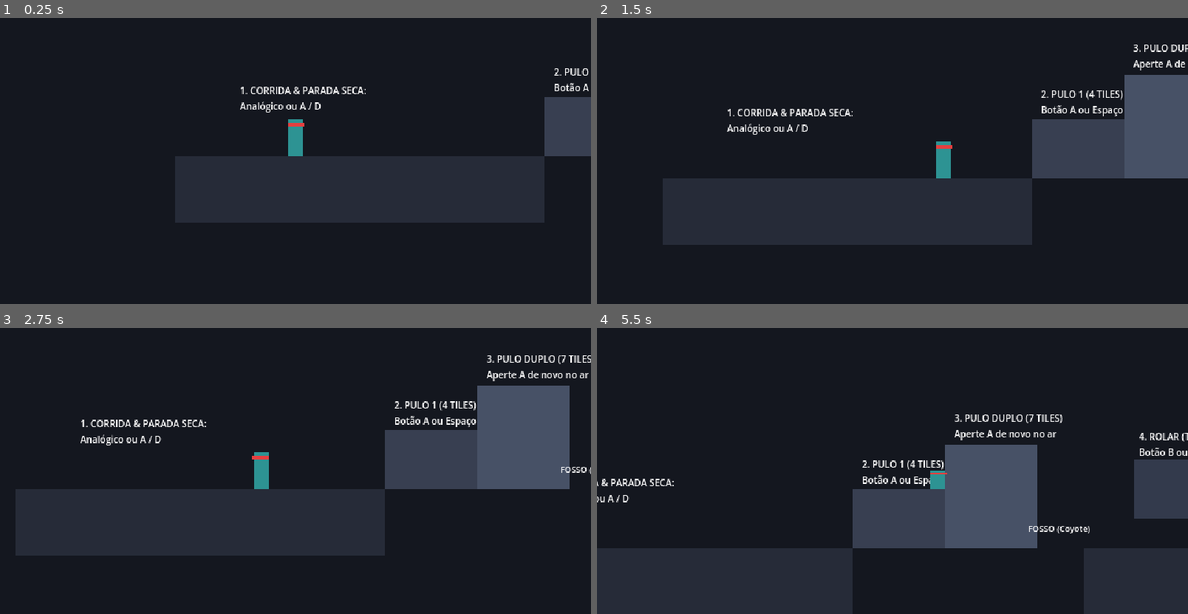
Above: before the commit, frames 1-4 (two rows, left to right).
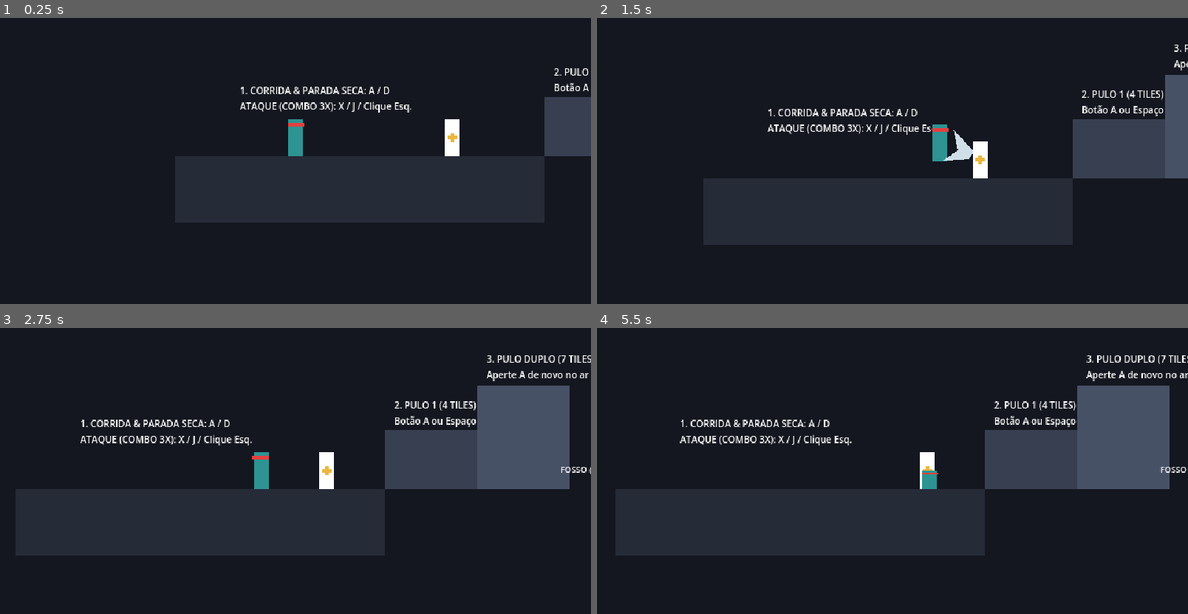
Above: after the commit, the same moments.

Repository: Theadrill/Godot-Roguelike-Prototype
Game: Godot game, scene res://src/world/movement_gym.tscn
Two runs of this game, one before a commit and one after it. Both use one fixed random seed, a clock stepped at 60 frames per second and the inputs below.
Inputs (mouse positions are in pixels of both pictures, inside the frame that each line leads up to):
- Up to frame 1 (0.25 s): no input
- Up to frame 2 (1.5 s): tap A (move_left) at 0.5, 1.25 s; move the mouse to (1022, 120) at 0.52 s; hold D (move_right) from 0.53 s (still down); click (1022, 120) at 0.6 s; tap Space (jump) at 0.77 s; right-click (1022, 120) at 0.8 s; move the mouse to (774, 155) at 1.27 s; right-click (774, 155) at 1.35 s; click (774, 155) at 1.42 s
- Up to frame 3 (2.75 s): tap Space (jump) at 1.52 s; tap Shift (roll) at 1.55, 2.1 s; tap A (move_left) at 2 s; move the mouse to (354, 373) at 2.02 s; release D (move_right) at 2.03 s; hold A (move_left) from 2.03 s (still down); click (354, 373) at 2.17 s; tap J at 2.3 s
- Up to frame 4 (5.5 s): move the mouse to (862, 513) at 2.77 s; release A (move_left) at 2.78 s; hold D (move_right) 2.78-4.28 s; tap J at 2.85 s; click (862, 513) at 2.92 s; tap Space (jump) at 3.02, 3.77, 4.52 s; tap K at 3.05, 3.6 s; tap A (move_left) at 3.5, 4.25 s; move the mouse to (1069, 496) at 3.52 s; click (1069, 496) at 3.8 s; move the mouse to (715, 396) at 4.27 s; hold A (move_left) 4.28-5.03 s; click (715, 396) at 4.35 s; right-click (715, 396) at 4.55 s; move the mouse to (922, 448) at 5.02 s; hold D (move_right) from 5.03 s (still down); right-click (922, 448) at 5.1 s; click (922, 448) at 5.17 s; tap Shift (roll) at 5.3 s

The runs differ from the first frame. In frame 1, 0.8% of the frame differs, in the area x 41-78%, y 24-49%; in frame 2, 8.3%; in frame 3, 0.8%; in frame 4, 41%, in the area x 0-100%, y 9-100%.

Commit message:
feat(phase-2): implement attack state combo, hitstop, gamepad vibration, and responsive combat dummy

Diff:
--- a/project.godot
+++ b/project.godot
@@ -19,6 +19,7 @@
 [autoload]
 
 InputSetup="*res://src/core/input_setup.gd"
+CombatFeedback="*res://src/combat/combat_feedback.gd"
 
 [display]
 
@@ -29,6 +30,16 @@
 window/stretch/mode="viewport"
 window/stretch/aspect="keep"
 
+[layer_names]
+
+2d_physics/layer_1="Environment"
+2d_physics/layer_2="Player"
+2d_physics/layer_3="Enemies"
+2d_physics/layer_4="PlayerHitbox"
+2d_physics/layer_5="EnemyHitbox"
+2d_physics/layer_6="PlayerHurtbox"
+2d_physics/layer_7="EnemyHurtbox"
+
 [rendering]
 
 textures/canvas_textures/default_texture_filter=0
--- /dev/null
+++ b/src/combat/combat_feedback.gd
@@ -0,0 +1,26 @@
+extends Node
+
+## Global Game Feel Juice: Hitstop & Gamepad Haptics
+
+var _is_frozen: bool = false
+
+func trigger_hitstop(duration: float = 0.05) -> void:
+	if _is_frozen:
+		return
+	_is_frozen = true
+	var prev_scale: float = Engine.time_scale
+	Engine.time_scale = 0.0
+
+	# Timer that ignores Engine.time_scale (process_always = true)
+	await get_tree().create_timer(duration, true, false, true).timeout
+
+	Engine.time_scale = prev_scale
+	_is_frozen = false
+
+func trigger_rumble(weak: float = 0.4, strong: float = 0.7, duration: float = 0.08) -> void:
+	# Device 0 is the primary connected gamepad
+	Input.start_joy_vibration(0, weak, strong, duration)
+
+func apply_hit_feedback(hitstop: float = 0.05, weak_rumble: float = 0.4, strong_rumble: float = 0.7, rumble_dur: float = 0.08) -> void:
+	trigger_rumble(weak_rumble, strong_rumble, rumble_dur)
+	trigger_hitstop(hitstop)
--- /dev/null
+++ b/src/combat/hitbox.gd
@@ -0,0 +1,29 @@
+class_name Hitbox
+extends Area2D
+
+## Active attack area delivering damage, knockback, and juice to Hurtboxes.
+
+@export var damage: float = 20.0
+@export var knockback_force: float = 160.0
+@export var hitstop_duration: float = 0.05
+@export var rumble_weak: float = 0.4
+@export var rumble_strong: float = 0.7
+@export var rumble_duration: float = 0.08
+
+var attacker: Node2D
+var knockback_direction: Vector2 = Vector2.RIGHT
+
+func _ready() -> void:
+	area_entered.connect(_on_area_entered)
+
+func set_active(active: bool) -> void:
+	monitoring = active
+	for child in get_children():
+		if child is CollisionShape2D:
+			child.disabled = not active
+
+func _on_area_entered(area: Area2D) -> void:
+	if area is Hurtbox:
+		var hurtbox: Hurtbox = area as Hurtbox
+		hurtbox.take_hit(damage, knockback_direction * knockback_force, hitstop_duration)
+		CombatFeedback.apply_hit_feedback(hitstop_duration, rumble_weak, rumble_strong, rumble_duration)
--- /dev/null
+++ b/src/combat/hurtbox.gd
@@ -0,0 +1,13 @@
+class_name Hurtbox
+extends Area2D
+
+## Defensive receiver area on characters/targets that receives hits.
+
+signal hit_received(damage: float, knockback: Vector2, hitstop: float)
+
+@export var is_invulnerable: bool = false
+
+func take_hit(amount: float, knockback: Vector2, hitstop: float) -> void:
+	if is_invulnerable:
+		return
+	hit_received.emit(amount, knockback, hitstop)
--- /dev/null
+++ b/src/combat/weapon_data.gd
@@ -0,0 +1,17 @@
+class_name WeaponData
+extends Resource
+
+## Data container for weapon combat metrics and cadence.
+
+@export var weapon_name: String = "Broadsword"
+@export var base_damage: float = 25.0
+@export var knockback_force: float = 160.0
+@export var hitstop_duration: float = 0.05
+@export var rumble_weak: float = 0.4
+@export var rumble_strong: float = 0.7
+@export var rumble_duration: float = 0.08
+
+# Combo cadences (seconds per step)
+@export var combo_durations: Array[float] = [0.18, 0.18, 0.28]
+# Forward step impulse on each swing (px/s)
+@export var forward_impulses: Array[float] = [80.0, 100.0, 140.0]
--- a/src/core/input_setup.gd
+++ b/src/core/input_setup.gd
@@ -34,14 +34,16 @@
 		_create_key_event(KEY_SHIFT),
 		_create_joy_button_event(JOY_BUTTON_B)
 	])
-	# Botão X (Xbox) / Quadrado (PlayStation) / Botão Esquerdo Mouse: ARMA PRIMÁRIA
+	# Botão X (Xbox) / Quadrado (PlayStation) / Botão Esquerdo Mouse / Tecla J: ARMA PRIMÁRIA
 	_register_action("attack_primary", [
 		_create_mouse_button_event(MOUSE_BUTTON_LEFT),
+		_create_key_event(KEY_J),
 		_create_joy_button_event(JOY_BUTTON_X)
 	])
-	# Botão Y (Xbox) / Triângulo (PlayStation) / Botão Direito Mouse: ARMA SECUNDÁRIA / ESCUDO
+	# Botão Y (Xbox) / Triângulo (PlayStation) / Botão Direito Mouse / Tecla K: ARMA SECUNDÁRIA / ESCUDO
 	_register_action("attack_secondary", [
 		_create_mouse_button_event(MOUSE_BUTTON_RIGHT),
+		_create_key_event(KEY_K),
 		_create_joy_button_event(JOY_BUTTON_Y)
 	])
 
--- /dev/null
+++ b/src/entities/dummy/combat_dummy.gd
@@ -0,0 +1,67 @@
+class_name CombatDummy
+extends CharacterBody2D
+
+## Responsive training target to calibrate combat feedback, hitstop, and knockback.
+
+@export var max_health: float = 1000.0
+@export var friction: float = 800.0
+
+var current_health: float = 1000.0
+var gravity: float = ProjectSettings.get_setting("physics/2d/default_gravity", 980.0)
+var flash_timer: float = 0.0
+
+@onready var hurtbox: Hurtbox = $Hurtbox
+@onready var visual: Node2D = $Visual
+@onready var body_polygon: Polygon2D = $Visual/Body
+@onready var hit_label: Label = $HitLabel
+
+var flash_material: ShaderMaterial
+
+func _ready() -> void:
+	current_health = max_health
+	hurtbox.hit_received.connect(_on_hit_received)
+
+	# Instantiate unique shader material for hit flash
+	var shader := load("res://src/shaders/hit_flash.gdshader") as Shader
+	flash_material = ShaderMaterial.new()
+	flash_material.shader = shader
+	body_polygon.material = flash_material
+
+func _physics_process(delta: float) -> void:
+	# Gravity & friction
+	if not is_on_floor():
+		velocity.y += gravity * delta
+	else:
+		velocity.x = move_toward(velocity.x, 0.0, friction * delta)
+
+	move_and_slide()
+
+	# Handle hit flash timer
+	if flash_timer > 0.0:
+		flash_timer -= delta
+		if flash_timer <= 0.0:
+			flash_material.set_shader_parameter("flash_active", false)
+
+	# Smooth squash & stretch recovery
+	visual.scale = visual.scale.move_toward(Vector2.ONE, 6.0 * delta)
+
+func _on_hit_received(damage: float, knockback: Vector2, hitstop: float) -> void:
+	current_health -= damage
+	velocity = knockback
+
+	# Visual juice: Hit flash pure white
+	flash_timer = hitstop + 0.05
+	flash_material.set_shader_parameter("flash_active", true)
+
+	# Visual juice: Squash & Stretch
+	visual.scale = Vector2(1.3, 0.75)
+
+	# Update hit damage feedback
+	hit_label.text = "-%d" % int(damage)
+	hit_label.modulate = Color(1.0, 0.2, 0.2, 1.0)
+
+	# Floating damage number fade animation
+	var tween := create_tween()
+	hit_label.position.y = -55.0
+	tween.tween_property(hit_label, "position:y", -75.0, 0.35)
+	tween.parallel().tween_property(hit_label, "modulate:a", 0.0, 0.35)
--- /dev/null
+++ b/src/entities/dummy/combat_dummy.tscn
@@ -0,0 +1,51 @@
+[gd_scene format=3 uid="uid://c7kd6yq7h3dum"]
+
+[ext_resource type="Script" path="res://src/entities/dummy/combat_dummy.gd" id="1_dummy"]
+[ext_resource type="Script" path="res://src/combat/hurtbox.gd" id="2_hurtbox"]
+
+[sub_resource type="RectangleShape2D" id="RectangleShape2D_dummy_body"]
+size = Vector2(16, 40)
+
+[sub_resource type="RectangleShape2D" id="RectangleShape2D_dummy_hurtbox"]
+size = Vector2(18, 42)
+
+[node name="CombatDummy" type="CharacterBody2D"]
+collision_layer = 4
+collision_mask = 1
+script = ExtResource("1_dummy")
+
+[node name="CollisionShape2D" type="CollisionShape2D" parent="."]
+position = Vector2(0, -20)
+shape = SubResource("RectangleShape2D_dummy_body")
+
+[node name="Visual" type="Node2D" parent="."]
+
+[node name="Body" type="Polygon2D" parent="Visual"]
+color = Color(0.48, 0.22, 0.25, 1)
+polygon = PackedVector2Array(-8, -40, 8, -40, 8, 0, -8, 0)
+
+[node name="TargetMark" type="Polygon2D" parent="Visual"]
+color = Color(0.92, 0.72, 0.25, 1)
+polygon = PackedVector2Array(-5, -22, 5, -22, 5, -18, -5, -18)
+
+[node name="TargetMarkV" type="Polygon2D" parent="Visual"]
+color = Color(0.92, 0.72, 0.25, 1)
+polygon = PackedVector2Array(-2, -25, 2, -25, 2, -15, -2, -15)
+
+[node name="Hurtbox" type="Area2D" parent="."]
+collision_layer = 64
+collision_mask = 0
+script = ExtResource("2_hurtbox")
+
+[node name="CollisionShape2D" type="CollisionShape2D" parent="Hurtbox"]
+position = Vector2(0, -20)
+shape = SubResource("RectangleShape2D_dummy_hurtbox")
+
+[node name="HitLabel" type="Label" parent="."]
+offset_left = -30.0
+offset_top = -55.0
+offset_right = 30.0
+offset_bottom = -35.0
+theme_override_font_sizes/font_size = 12
+horizontal_alignment = 1
+vertical_alignment = 1
--- a/src/entities/player/player.gd
+++ b/src/entities/player/player.gd
@@ -30,13 +30,25 @@
 # Default gravity from project settings
 var gravity: float = ProjectSettings.get_setting("physics/2d/default_gravity", 980.0)
 
+@export var weapon: WeaponData
+
 @onready var state_machine: StateMachine = $StateMachine
 @onready var collision_shape: CollisionShape2D = $CollisionShape2D
 @onready var visual: Node2D = $Visual
 @onready var ceiling_check: RayCast2D = $CeilingCheck
+@onready var hitbox: Hitbox = $Visual/Hitbox
+@onready var slash_effect: Node2D = $Visual/SlashEffect
 
 func _ready() -> void:
-	pass
+	if not weapon:
+		weapon = WeaponData.new()
+
+func set_slash_visual(is_active: bool, combo_step: int = 0) -> void:
+	if slash_effect:
+		slash_effect.visible = is_active
+		if is_active:
+			slash_effect.rotation_degrees = -20.0 if combo_step == 0 else (20.0 if combo_step == 1 else 0.0)
+			slash_effect.scale = Vector2(1.0 + combo_step * 0.2, 1.0 + combo_step * 0.2)
 
 func _physics_process(delta: float) -> void:
 	# Decrement timers
--- a/src/entities/player/player.tscn
+++ b/src/entities/player/player.tscn
@@ -10,10 +10,15 @@
 [ext_resource type="Script" path="res://src/entities/player/states/wall_slide_state.gd" id="8_wslide"]
 [ext_resource type="Script" path="res://src/entities/player/states/wall_jump_state.gd" id="9_wjump"]
 [ext_resource type="Script" path="res://src/entities/player/states/roll_state.gd" id="10_roll"]
+[ext_resource type="Script" path="res://src/entities/player/states/attack_state.gd" id="11_attack"]
+[ext_resource type="Script" path="res://src/combat/hitbox.gd" id="12_hitbox"]
 
 [sub_resource type="RectangleShape2D" id="RectangleShape2D_1"]
 resource_local_to_scene = true
 size = Vector2(16, 40)
+
+[sub_resource type="RectangleShape2D" id="RectangleShape2D_hitbox"]
+size = Vector2(32, 28)
 
 [node name="Player" type="CharacterBody2D"]
 collision_layer = 2
@@ -40,6 +45,25 @@
 [node name="HeadbandPlaceholder" type="Polygon2D" parent="Visual"]
 color = Color(0.9, 0.25, 0.25, 1)
 polygon = PackedVector2Array(-8, -32, 10, -32, 10, -36, -8, -36)
+
+[node name="SlashEffect" type="Node2D" parent="Visual"]
+visible = false
+position = Vector2(0, -20)
+
+[node name="SlashArc" type="Polygon2D" parent="Visual/SlashEffect"]
+color = Color(0.9, 0.96, 1, 0.9)
+polygon = PackedVector2Array(8, -16, 32, -4, 30, 4, 8, 14, 18, 0)
+
+[node name="Hitbox" type="Area2D" parent="Visual"]
+collision_layer = 8
+collision_mask = 64
+monitoring = false
+script = ExtResource("12_hitbox")
+
+[node name="CollisionShape2D" type="CollisionShape2D" parent="Visual/Hitbox"]
+position = Vector2(20, -20)
+shape = SubResource("RectangleShape2D_hitbox")
+disabled = true
 
 [node name="StateMachine" type="Node" parent="." node_paths=PackedStringArray("initial_state")]
 script = ExtResource("2_fsm")
@@ -68,3 +92,6 @@
 
 [node name="Roll" type="Node" parent="StateMachine"]
 script = ExtResource("10_roll")
+
+[node name="Attack" type="Node" parent="StateMachine"]
+script = ExtResource("11_attack")
--- /dev/null
+++ b/src/entities/player/states/attack_state.gd
@@ -0,0 +1,94 @@
+class_name AttackState
+extends State
+
+## Attack State with 3-step weapon combo, forward impulse, and dodge-cancel.
+
+var player: Player
+var current_step: int = 0
+var attack_timer: float = 0.0
+var combo_buffered: bool = false
+var combo_reset_timer: float = 0.0
+
+const COMBO_WINDOW: float = 0.32
+
+func enter() -> void:
+	player = character as Player
+
+	if combo_reset_timer > 0.0:
+		current_step = (current_step + 1) % player.weapon.combo_durations.size()
+	else:
+		current_step = 0
+
+	combo_buffered = false
+	attack_timer = player.weapon.combo_durations[current_step]
+
+	# Forward physical step
+	var forward_impulse: float = player.weapon.forward_impulses[current_step]
+	player.velocity.x = player.facing_direction * forward_impulse
+	if player.is_on_floor():
+		player.velocity.y = 0.0
+	else:
+		player.velocity.y = min(player.velocity.y, 40.0)
+
+	# Setup active hitbox with scaling per combo step
+	var step_mult: float = 1.0 + (current_step * 0.25)
+	player.hitbox.damage = player.weapon.base_damage * step_mult
+	player.hitbox.knockback_force = player.weapon.knockback_force * step_mult
+	player.hitbox.knockback_direction = Vector2(player.facing_direction, -0.2).normalized()
+	player.hitbox.hitstop_duration = player.weapon.hitstop_duration
+	player.hitbox.rumble_weak = player.weapon.rumble_weak
+	player.hitbox.rumble_strong = player.weapon.rumble_strong
+	player.hitbox.rumble_duration = player.weapon.rumble_duration
+
+	player.hitbox.set_active(true)
+	player.set_slash_visual(true, current_step)
+
+func exit() -> void:
+	player.hitbox.set_active(false)
+	player.set_slash_visual(false, 0)
+	combo_reset_timer = COMBO_WINDOW
+
+func update(delta: float) -> void:
+	if combo_reset_timer > 0.0:
+		combo_reset_timer -= delta
+		if combo_reset_timer <= 0.0:
+			current_step = 0
+
+func physics_update(delta: float) -> void:
+	attack_timer -= delta
+
+	# Dodge-cancel: can always roll out of an attack immediately!
+	if Input.is_action_just_pressed("roll"):
+		state_machine.transition_to("roll")
+		return
+
+	# Input buffer for next combo hit
+	if Input.is_action_just_pressed("attack_primary"):
+		combo_buffered = true
+
+	# Decelerate forward step
+	if player.is_on_floor():
+		player.velocity.x = move_toward(player.velocity.x, 0.0, 700.0 * delta)
+	else:
+		player.velocity.y += (player.gravity * 0.8) * delta
+
+	player.move_and_slide()
+
+	# Attack frame completed
+	if attack_timer <= 0.0:
+		player.hitbox.set_active(false)
+		player.set_slash_visual(false, 0)
+
+		if combo_buffered:
+			combo_reset_timer = COMBO_WINDOW
+			# Re-enter attack state for next combo step
+			state_machine.transition_to("attack")
+			return
+
+		if player.is_on_floor():
+			if abs(Input.get_axis("move_left", "move_right")) > 0.1:
+				state_machine.transition_to("run")
+			else:
+				state_machine.transition_to("idle")
+		else:
+			state_machine.transition_to("fall")
--- a/src/entities/player/states/fall_state.gd
+++ b/src/entities/player/states/fall_state.gd
@@ -38,6 +38,11 @@
 		state_machine.transition_to("roll")
 		return
 
+	# Attack in air
+	if Input.is_action_just_pressed("attack_primary"):
+		state_machine.transition_to("attack")
+		return
+
 	if player.is_on_wall_only():
 		var wall_norm: float = signf(player.get_wall_normal().x)
 		if wall_norm != player.last_wall_jump_normal_x:
--- a/src/entities/player/states/idle_state.gd
+++ b/src/entities/player/states/idle_state.gd
@@ -24,6 +24,11 @@
 		state_machine.transition_to("jump")
 		return
 
+	# Attack check
+	if Input.is_action_just_pressed("attack_primary"):
+		state_machine.transition_to("attack")
+		return
+
 	# Roll check
 	if Input.is_action_just_pressed("roll"):
 		state_machine.transition_to("roll")
--- a/src/entities/player/states/jump_state.gd
+++ b/src/entities/player/states/jump_state.gd
@@ -26,6 +26,11 @@
 		state_machine.transition_to("roll")
 		return
 
+	# Attack in air
+	if Input.is_action_just_pressed("attack_primary"):
+		state_machine.transition_to("attack")
+		return
+
 	# Air horizontal control
 	var direction := Input.get_axis("move_left", "move_right")
 	if direction != 0.0:
--- a/src/entities/player/states/run_state.gd
+++ b/src/entities/player/states/run_state.gd
@@ -16,6 +16,11 @@
 		state_machine.transition_to("jump")
 		return
 
+	# Attack check
+	if Input.is_action_just_pressed("attack_primary"):
+		state_machine.transition_to("attack")
+		return
+
 	if Input.is_action_just_pressed("roll"):
 		state_machine.transition_to("roll")
 		return
--- /dev/null
+++ b/src/shaders/hit_flash.gdshader
@@ -0,0 +1,13 @@
+shader_type canvas_item;
+
+uniform bool flash_active = false;
+uniform vec4 flash_color : source_color = vec4(1.0, 1.0, 1.0, 1.0);
+
+void fragment() {
+	vec4 tex_color = texture(TEXTURE, UV);
+	if (flash_active) {
+		COLOR = vec4(flash_color.rgb, tex_color.a * flash_color.a);
+	} else {
+		COLOR = tex_color;
+	}
+}
--- a/src/world/movement_gym.tscn
+++ b/src/world/movement_gym.tscn
@@ -1,6 +1,7 @@
 [gd_scene format=3 uid="uid://cjijcwt58gu71"]
 
 [ext_resource type="PackedScene" path="res://src/entities/player/player.tscn" id="1_player"]
+[ext_resource type="PackedScene" path="res://src/entities/dummy/combat_dummy.tscn" id="2_dummy"]
 
 [sub_resource type="RectangleShape2D" id="RectangleShape2D_ground1"]
 size = Vector2(400, 72)
@@ -127,8 +128,8 @@
 offset_right = 320.0
 offset_bottom = 270.0
 theme_override_font_sizes/font_size = 10
-text = "1. CORRIDA & PARADA SECA:
-Analógico ou A / D"
+text = "1. CORRIDA & PARADA SECA: A / D
+ATAQUE (COMBO 3X): X / J / Clique Esq."
 
 [node name="Hint2" type="Label" parent="UI_Hints" unique_id=1001767358]
 offset_left = 360.0
@@ -174,6 +175,9 @@
 text = "5. WALL JUMP (CHAMINÉ)
 Quique entre as duas paredes!"
 
+[node name="CombatDummy" parent="." instance=ExtResource("2_dummy")]
+position = Vector2(250, 288)
+
 [node name="Player" parent="." unique_id=794960122 instance=ExtResource("1_player")]
 position = Vector2(80, 288)
 
